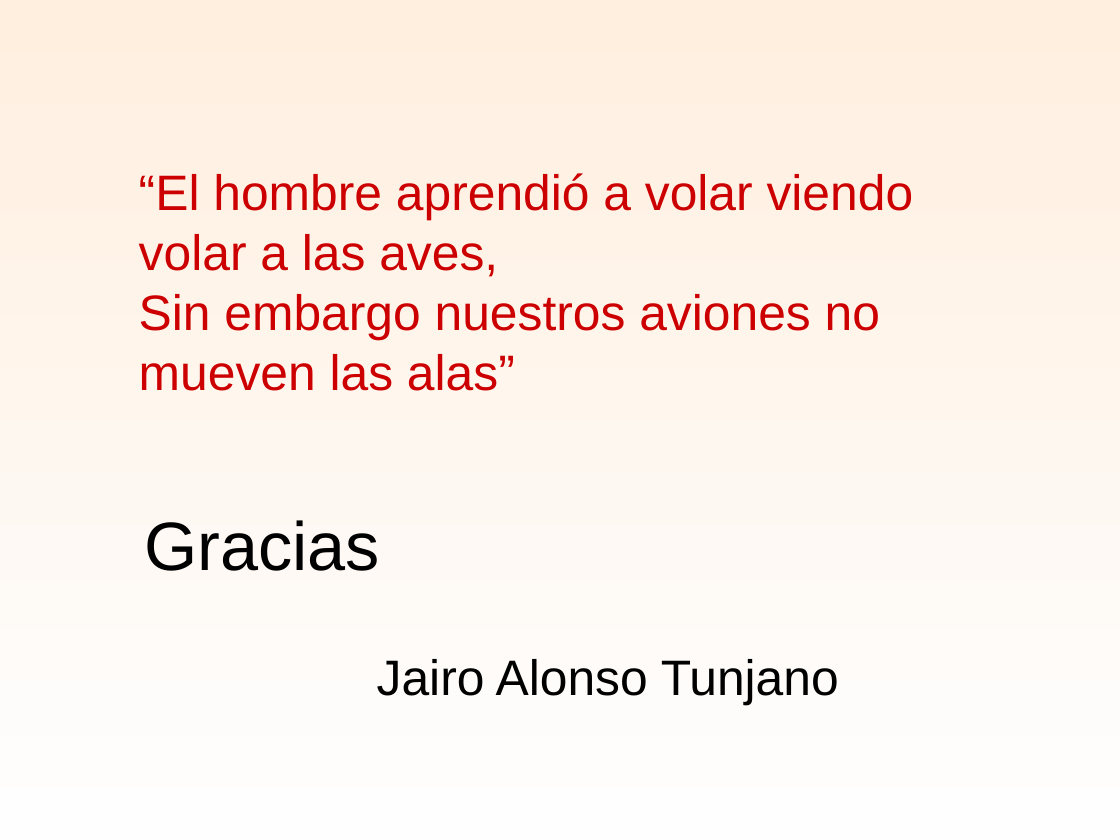
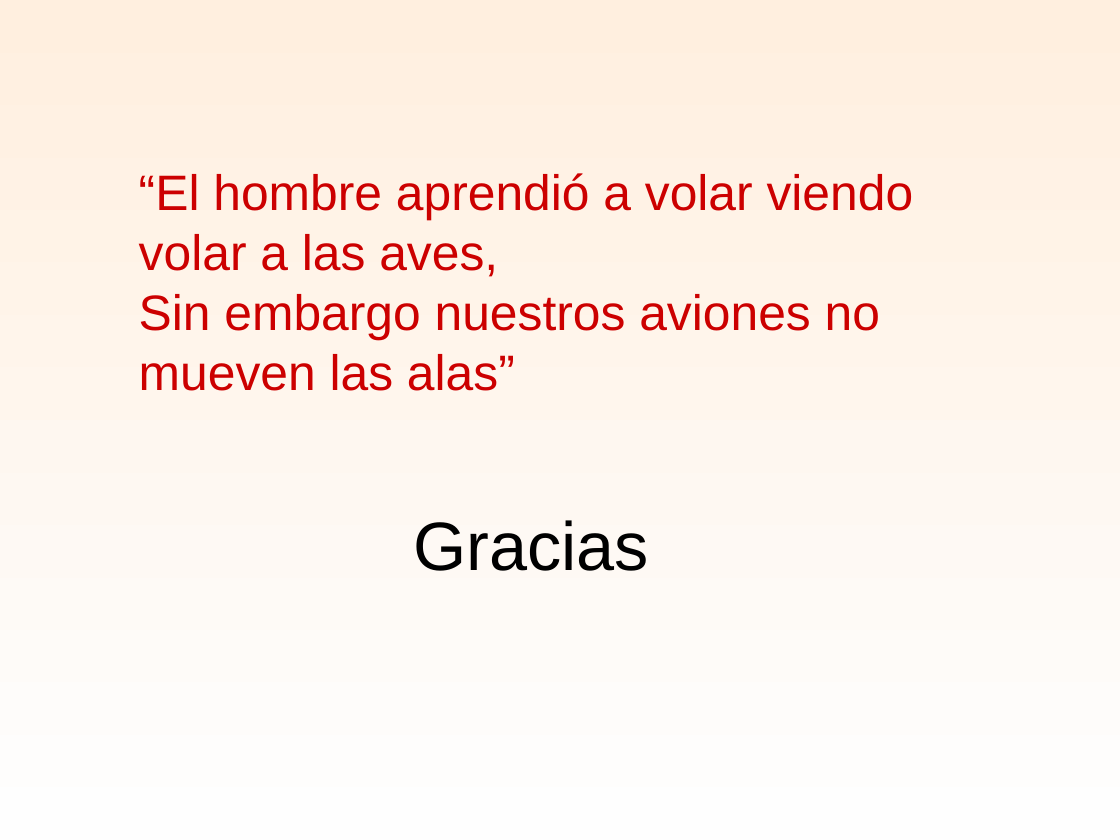
Before and after one commit to wisrovi/SAM, a slide deck: slide 25 of presentacionRNA.ppt (slide 50 before the commit). Drawn at 1120x840 pixels with LibreOffice and Linux fonts; fonts in the diff are those of the drawing. Boxes give left, top, right and bottom in pixels: in the first picture for what was removed or moved away, otherwise in the second. Text is boxed around its words. In the diff, an @@ line names an element or a change of style, - is before the commit and + after.

```diff
--- a/presentacionRNA.ppt
+++ b/presentacionRNA.ppt
@@ title "Gracias": place and size @@
-title "Gracias" at [144, 520, 380, 571]
+title "Gracias" at [413, 520, 649, 571]
@@ subtitle removed at [377, 659, 839, 706] @@
-Jairo Alonso Tunjano
```
Also in this commit, not shown: 1 other slide changed, 28 slides removed.
